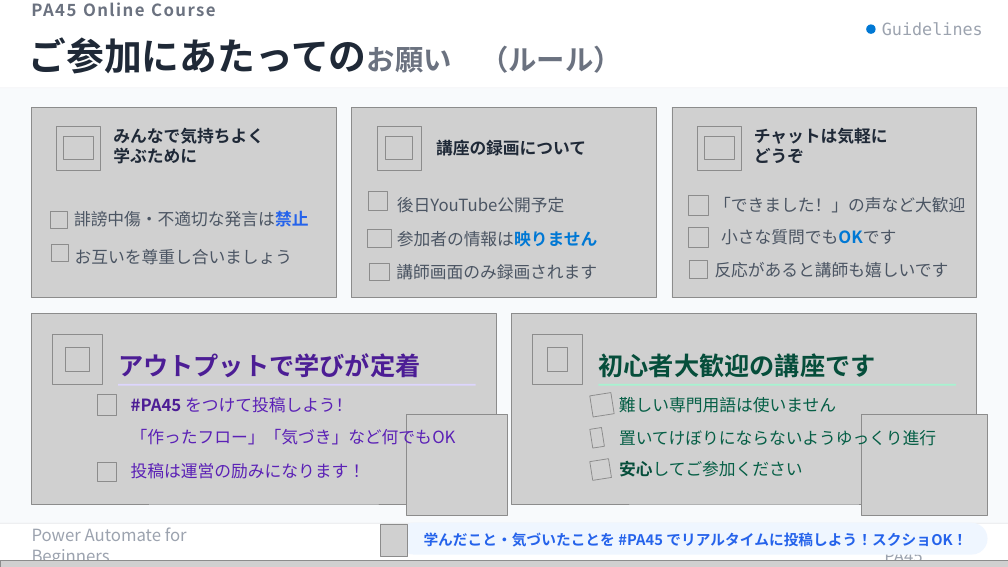
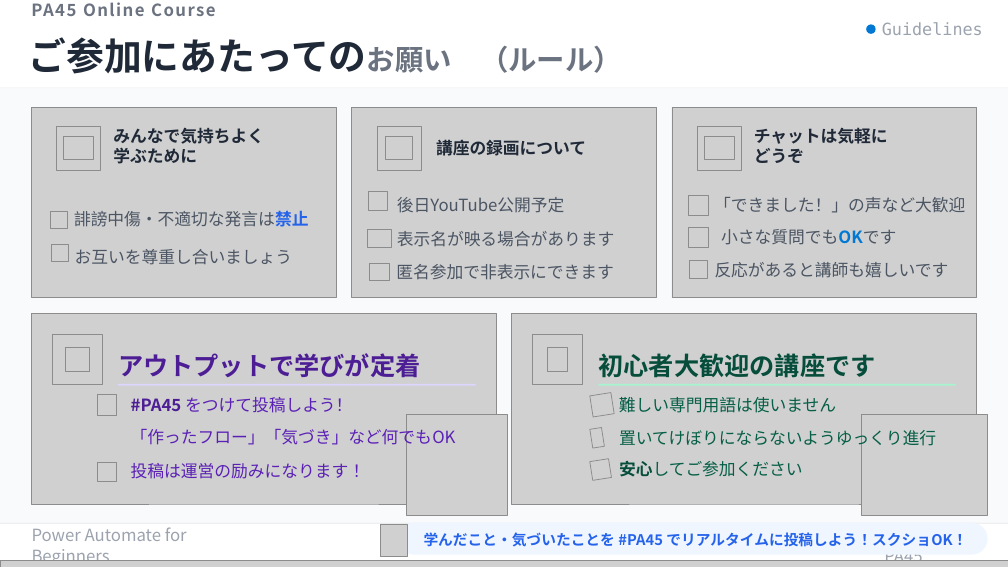
Before and after one commit to Haru-PowerPlatform/pa45, a slide deck: slide 2 of assets/pa45/P004_PA45_ApplyToEach_20260402.pptx. Drawn at 1008x567 pixels with LibreOffice and Linux fonts; fonts in the diff are those of the drawing; grey boxes stand for pictures; background and template pictures are left out. Boxes give left, top, right and bottom in pixels: in the first picture for what was removed or moved away, otherwise in the second. Text is boxed around its words. In the diff, an @@ line names an element or a change of style, - is before the commit and + after.

```diff
--- a/assets/pa45/P004_PA45_ApplyToEach_20260402.pptx
+++ b/assets/pa45/P004_PA45_ApplyToEach_20260402.pptx
@@ text at bbox=[397, 231, 615, 247]: text changed @@
-参加者の情報は映りません
+表示名が映る場合があります
@@ text at bbox=[396, 264, 614, 280]: text changed @@
-講師画面のみ録画されます
+匿名参加で非表示にできます
```
Also in this commit, not shown: 1 other file.
